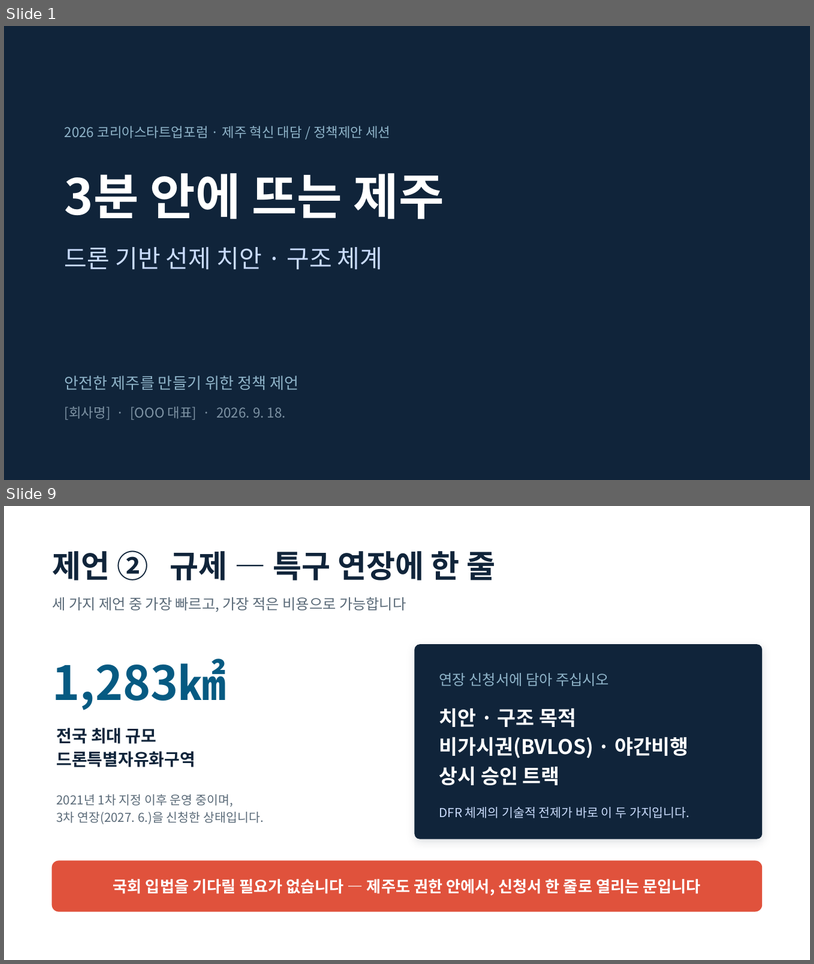
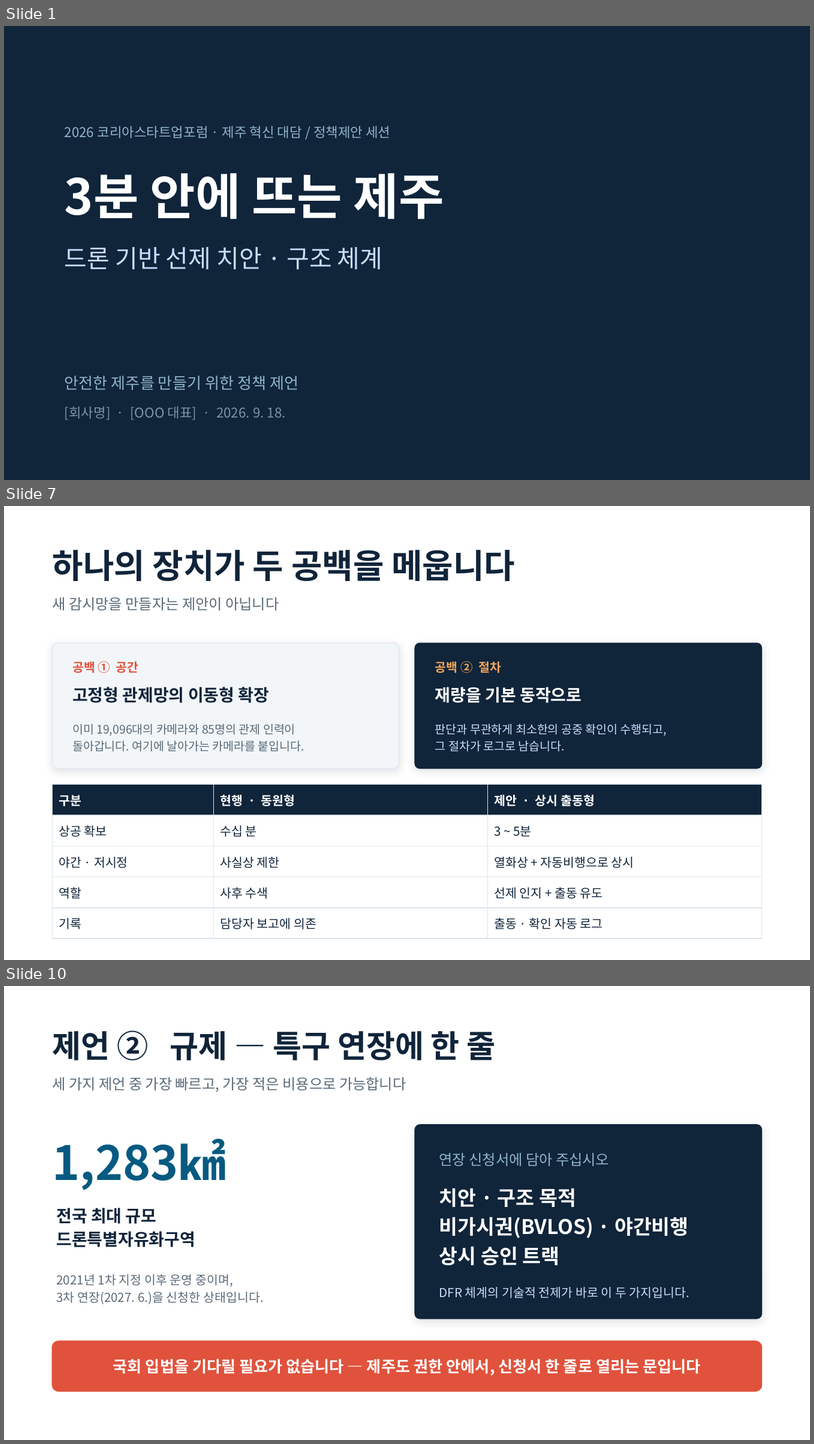
Before and after one commit to one497/Hank, a slide deck: docs/jeju-safety/제주드론치안_발제초안.pptx. Shown one above the other, each under a label of ours: slides 1 and 9 before the commit, slides 1, 7 and 10 after it; the slides between them are not shown. The pictures are 814x964 and 814x1444 pixels, drawn with LibreOffice and Linux fonts; fonts in the diff are those of the drawing. Boxes give left, top, right and bottom in pixels: in the first picture for what was removed or moved away, otherwise in the second. Text is boxed around its words. In the diff, an @@ line names an element or a change of style, - is before the commit and + after.

```diff
--- a/docs/jeju-safety/제주드론치안_발제초안.pptx
+++ b/docs/jeju-safety/제주드론치안_발제초안.pptx
@@ slide 7 added at (4, 506, 810, 960), background #FFFFFF @@
@@ text added at (53, 550, 515, 581), 30 pt, text #10243A, bold @@
+하나의 장치가 두 공백을 메웁니다
@@ text added at (53, 597, 279, 610), 13 pt, text #5A6A78 @@
+새 감시망을 만들자는 제안이 아닙니다
@@ rounded rectangle added at (53, 643, 399, 768), fill #F2F6F9, outline #E3EAF0 1 pt @@
@@ rounded rectangle added at (415, 643, 762, 768), fill #10243A, outline #10243A 1 pt @@
@@ text added at (72, 661, 139, 673), 11 pt, text #E0523C, bold @@
+공백 ① 공간
@@ text added at (435, 661, 501, 673), 11 pt, text #F2A65A, bold @@
+공백 ② 절차
@@ text added at (72, 687, 270, 703), 15 pt, text #10243A, bold @@
+고정형 관제망의 이동형 확장
@@ text added at (435, 687, 582, 703), 15 pt, text #FFFFFF, bold @@
+재량을 기본 동작으로
@@ text added at (72, 724, 305, 751), 10.5 pt, text #5A6A78 @@
+이미 19,096대의 카메라와 85명의 관제 인력이
+돌아갑니다. 여기에 날아가는 카메라를 붙입니다.
@@ text added at (435, 723, 667, 751), 10.5 pt, text #CADCFC @@
+판단과 무관하게 최소한의 공중 확인이 수행되고,
+그 절차가 로그로 남습니다.
@@ table added at (53, 784, 762, 931), 5 rows, 3 columns @@
+구분 | 현행 · 동원형 | 제안 · 상시 출동형
+상공 확보 | 수십 분 | 3 ~ 5분
+야간 · 저시정 | 사실상 제한 | 열화상 + 자동비행으로 상시
+역할 | 사후 수색 | 선제 인지 + 출동 유도
+기록 | 담당자 보고에 의존 | 출동 · 확인 자동 로그
@@ what was slide 9 is now slide 10 @@
```
Also in this commit, not shown: 7 slides changed, 3 other slides added, 3 slides removed, 9 other files.
